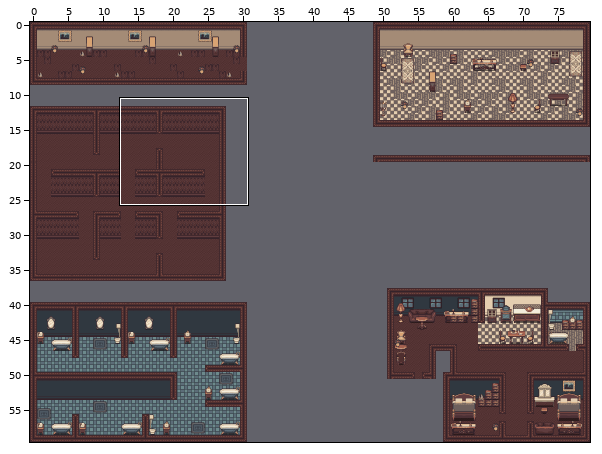
Tiled map -- lwjgl3/src/main/resources/mapas/CasaFOY.tmx. Above: a wide view before the commit, with the close-up outlined.
Close-up. Earlier state:
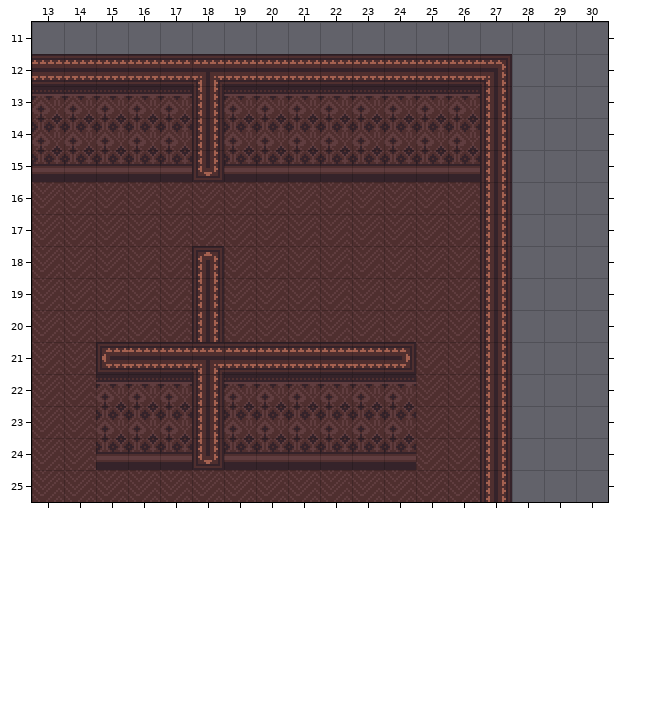
Cells are 16x16 px. Shown: x 13..30, y 11..25. The commit also changed other parts of the map, which this record leaves out.
After:
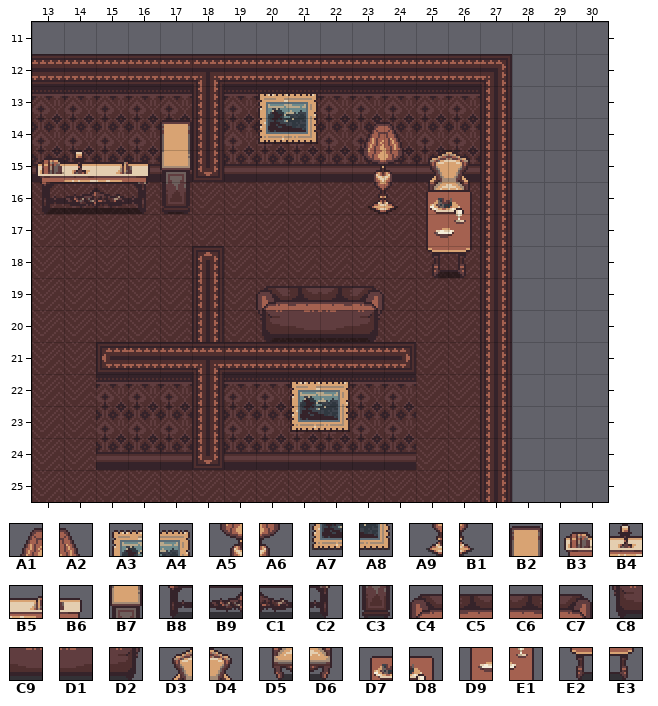
Key: from "Muebles y Paredes": A1 7, A2 8, A3 16, A4 17, A5 22, A6 23, A7 31, A8 32, A9 37, B1 38, B2 55, B3 60, B4 61, B5 62, B6 63, B7 70, B8 75, B9 76, C1 77, C2 78, C3 85, C4 94, C5 95, C6 96, C7 97, C8 109, C9 110, D1 111, D2 112, D3 120, D4 121, D5 135, D6 136, D7 396, D8 397, D9 411, E1 412, E2 426, E3 427.
__ is an empty cell, .. an unchanged one.
Edits made:
--- layer "ventanas y otros"
@@ x 17..21 @@
-13 .. .. .. __ __
-14 __ .. .. __ __
-15 __ .. .. .. ..
-16 __ .. .. .. ..
+13 .. .. .. A3 A4
+14 B2 .. .. A7 A8
+15 B7 .. .. .. ..
+16 C3 .. .. .. ..
@@ x 21..22 @@
-22 __ __
-23 __ __
+22 A3 A4
+23 A7 A8
--- layer "muebles principales"
@@ x 13..26 @@
-14 .. .. .. .. .. .. .. .. .. .. __ __ .. ..
-15 __ __ __ __ .. .. .. .. .. .. __ __ __ __
-16 __ __ __ __ .. .. .. .. .. .. __ __ __ __
+14 .. .. .. .. .. .. .. .. .. .. A1 A2 .. ..
+15 B3 B4 B5 B6 .. .. .. .. .. .. A5 A6 D3 D4
+16 B8 B9 C1 C2 .. .. .. .. .. .. A9 B1 D5 D6
@@ x 20..23 @@
-19 __ __ __ __
-20 __ __ __ __
+19 C4 C5 C6 C7
+20 C8 C9 D1 D2
--- layer "detalles sobre muebles"
@@ x 25..26 @@
-16 __ __
-17 __ __
-18 __ __
+16 D7 D8
+17 D9 E1
+18 E2 E3
Pixel boxes of the changes (left, top, right, bottom) in both close-ups:
added: (258, 94, 318, 144)
added: (36, 120, 192, 214)
added: (362, 122, 472, 278)
added: (256, 286, 384, 342)
added: (290, 382, 350, 432)
